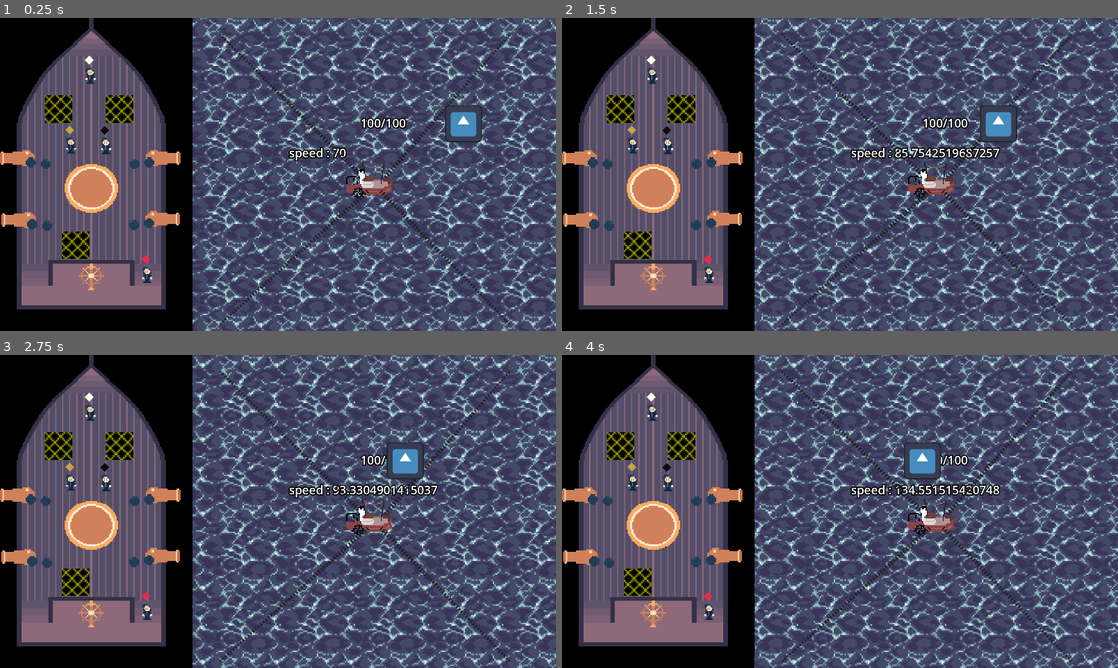
Above: before the commit, frames 1-4 (two rows, left to right).
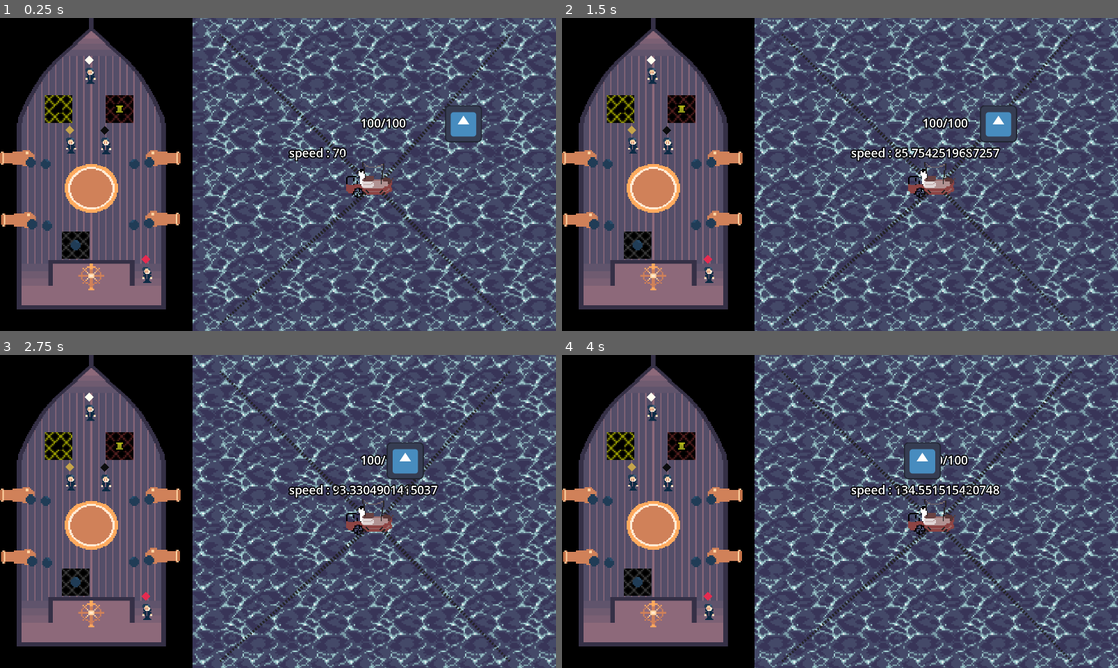
Above: after the commit, the same moments.

Repository: Maxenceoresteleandre/Jam-PSU-2024
Game: Godot game, scene res://scenes/world.tscn
Same seed, same stepped clock (60 frames per second), same inputs: the game is played once before the commit and once after it. The engine's default icon, where the game draws it, is replaced by a stand-in: a white triangle on a blue panel in a dark square.
Inputs:
- Up to frame 1 (0.25 s): no input
- Up to frame 2 (1.5 s): hold Up (ui_up) 0.53-1.28 s; hold Down (ui_down) from 1.28 s (still down)
- Up to frame 3 (2.75 s): release Down (ui_down) at 2.03 s; hold Up (ui_up) from 2.03 s (still down)
- Up to frame 4 (4 s): release Up (ui_up) at 3.53 s; hold Down (ui_down) from 3.53 s (still down)

The runs differ from the first frame. In frame 1, 0.6% of the frame differs, in the area x 9-24%, y 24-78%; in frame 2, 0.6%; in frame 3, 0.6%; in frame 4, 0.6%.
Error before the commit: Invalid call. Nonexistent function 'instantiate' in base 'Nil'. (res://script/interactible_resources.gd:27)

Commit message:
anti bullshit class successful

Diff:
--- a/jampsu2024/scenes/environment/BoatView.tscn
+++ b/jampsu2024/scenes/environment/BoatView.tscn
@@ -132,14 +132,11 @@
 
 [node name="InteractibleResourcesOil" parent="." instance=ExtResource("7_8y7oe")]
 position = Vector2(448, 373)
-collect_res = null
 
 [node name="InteractibleResourcesCoal" parent="." instance=ExtResource("7_8y7oe")]
 position = Vector2(237, 373)
-collect_res = null
 resource = 2
 
 [node name="InteractibleResourcesBalls" parent="." instance=ExtResource("7_8y7oe")]
 position = Vector2(296, 843)
-collect_res = null
 resource = 1
--- a/jampsu2024/scenes/environment/interactible_objects/Collectible.tscn
+++ b/jampsu2024/scenes/environment/interactible_objects/Collectible.tscn
@@ -3,4 +3,5 @@
 [ext_resource type="Script" path="res://script/collectible.gd" id="1_mb8bh"]
 
 [node name="Collectible" type="Sprite2D"]
+scale = Vector2(5, 5)
 script = ExtResource("1_mb8bh")
--- a/jampsu2024/scenes/environment/interactible_objects/interactible_object_resource.tscn
+++ b/jampsu2024/scenes/environment/interactible_objects/interactible_object_resource.tscn
@@ -19,7 +19,6 @@
 
 [node name="InteractibleObjectResource" instance=ExtResource("1_yi7lu")]
 script = ExtResource("2_eguqe")
-collect_res = null
 
 [node name="CollisionShape2D" parent="." index="0"]
 shape = SubResource("RectangleShape2D_7mblv")
--- a/jampsu2024/scenes/environment/interactible_objects/interactible_resources.tscn
+++ b/jampsu2024/scenes/environment/interactible_objects/interactible_resources.tscn
@@ -1,9 +1,8 @@
-[gd_scene load_steps=8 format=3 uid="uid://cvxjpkvp6vgfr"]
+[gd_scene load_steps=7 format=3 uid="uid://cvxjpkvp6vgfr"]
 
 [ext_resource type="PackedScene" uid="uid://bxw152aldsit3" path="res://scenes/environment/interactible_objects/interactible_object.tscn" id="1_xcw22"]
 [ext_resource type="Shader" path="res://resources/shader/outline.gdshader" id="2_7mine"]
 [ext_resource type="Script" path="res://script/interactible_resources.gd" id="2_su73d"]
-[ext_resource type="PackedScene" uid="uid://broux3a3jfk4d" path="res://scenes/environment/interactible_objects/CollectibleResource.tscn" id="3_g5o1n"]
 [ext_resource type="Texture2D" uid="uid://dleh0ha7jwkji" path="res://resources/art/boat_view/ship/crate_oil.png" id="4_u2b05"]
 
 [sub_resource type="RectangleShape2D" id="RectangleShape2D_hsugw"]
@@ -20,7 +19,6 @@
 
 [node name="InteractibleResources" instance=ExtResource("1_xcw22")]
 script = ExtResource("2_su73d")
-collect_res = ExtResource("3_g5o1n")
 resource = 0
 can_interact_forever = true
 movement_speed_multiplier = 0.65
--- a/jampsu2024/script/interactible_resources.gd
+++ b/jampsu2024/script/interactible_resources.gd
@@ -12,22 +12,21 @@
 	preload("res://resources/art/boat_view/ship/cannonball.png"),
 	preload("res://resources/art/boat_view/ship/coal.png")
 ]
-const COLLECTIBLE_RESOURCE_PATH := preload("res://scenes/environment/interactible_objects/CollectibleResource.tscn")
+const COLLECTIBLE_RESOURCE_PATH := preload("res://scenes/environment/interactible_objects/Collectible.tscn")
 const CRATE_SPRITES := [
 	preload("res://resources/art/boat_view/ship/crate_cannonballs.png"),
 	preload("res://resources/art/boat_view/ship/crate_coal.png"),
 	preload("res://resources/art/boat_view/ship/crate_oil.png")
 ]
 
-@export var collect_res : Resource
 @export var resource : ResourceTypes
 @export var can_interact_forever := true
 
 func _ready() -> void:
-	var resource_sprite = collect_res.instantiate()
+	var resource_sprite : Collectible = COLLECTIBLE_RESOURCE_PATH.instantiate()
 	self.add_child(resource_sprite)
 	print("resource_sprite : ", resource_sprite)
-	#resource_sprite.texture = RESOURCES_SPRITE_RES[int(resource)]
+	resource_sprite.texture = RESOURCES_SPRITE_RES[int(resource)]
 
 	$Sprite.texture = CRATE_SPRITES[int(resource)]
 
